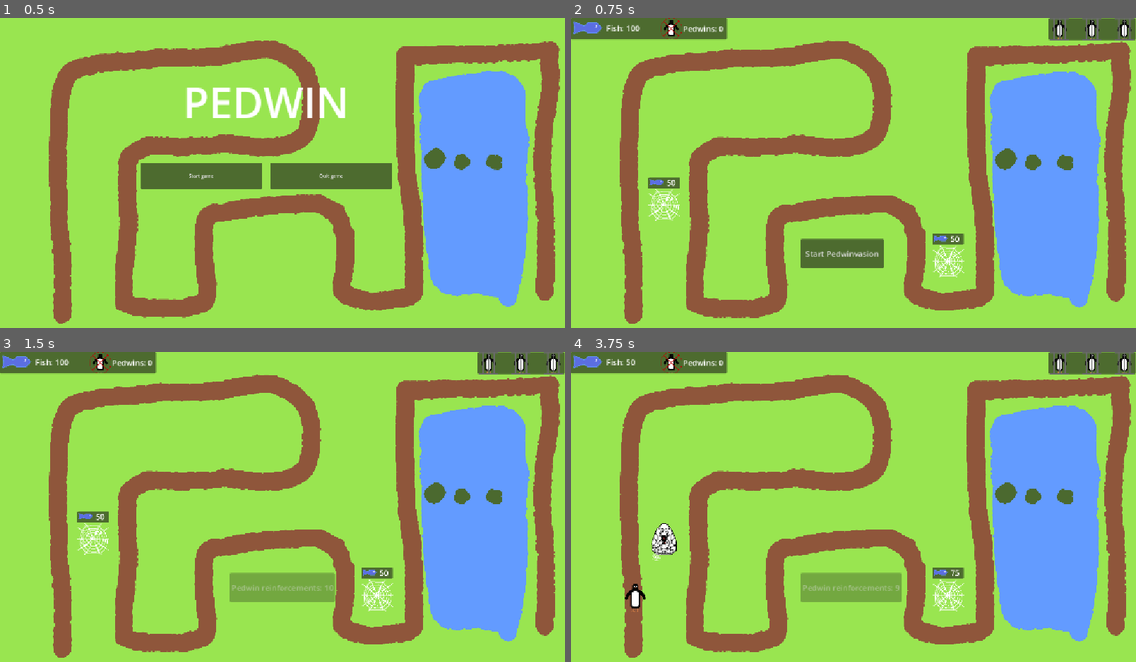
Above: before the commit, frames 1-4 (two rows, left to right).
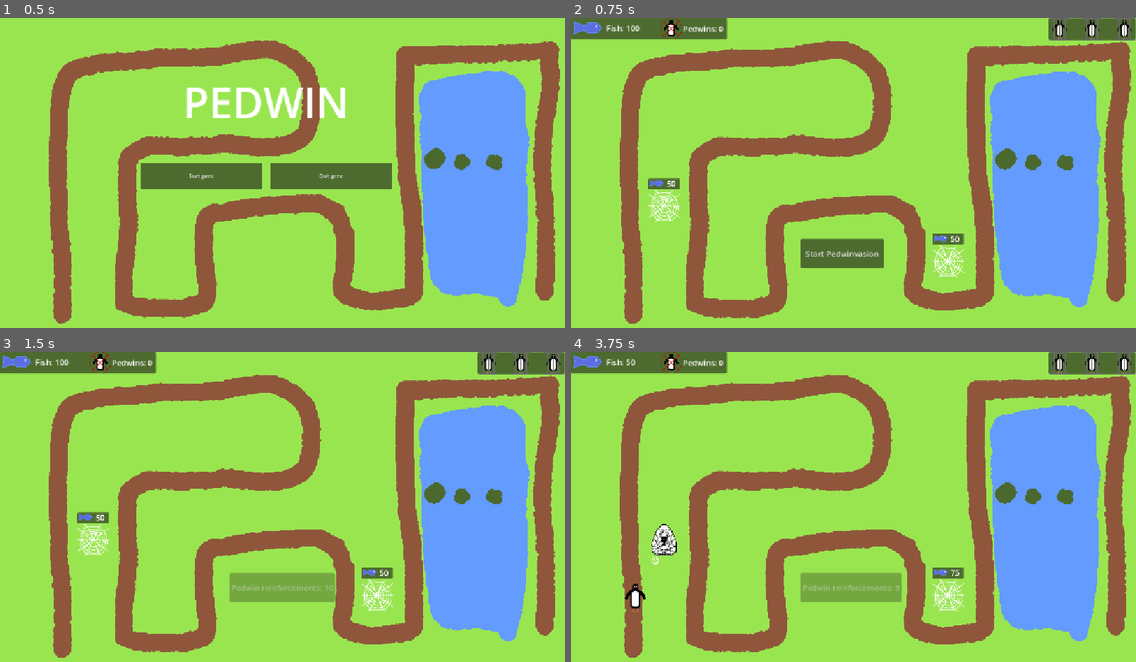
Above: after the commit, the same moments.

Repository: CrimsonCloak/pedwin
Game: Godot game, scene res://Scenes/menu.tscn
The game is run twice, just before and just after one commit, with the same random seed, the same clock (stepped at 60 frames per second) and the same inputs.
Inputs (mouse positions are in pixels of both pictures, inside the frame that each line leads up to):
- Up to frame 1 (0.5 s): no input
- Up to frame 2 (0.75 s): click "Start game" at 0.5 s
- Up to frame 3 (1.5 s): click "Start Pedwinvasion" at 1.25 s
- Up to frame 4 (3.75 s): tap Enter at 2 s; move the mouse to (661, 538) at 2.02 s; click (661, 538) at 2.17 s; tap Space at 2.75 s; move the mouse to (949, 593) at 2.77 s; click (949, 593) at 2.92 s; move the mouse to (910, 441) at 3.52 s; click (910, 441) at 3.67 s

Frame 1 is identical in both runs. In frame 2, 0.4% of the frame differs, in the area x 13-20%, y 51-66%; in frame 3, 0.4%; in frame 4, 0.3%.

Commit message:
Add retry and main menu functionality

Diff:
--- a/Scenes/Levels/demogame.tscn
+++ b/Scenes/Levels/demogame.tscn
@@ -1,6 +1,7 @@
 [gd_scene format=3 uid="uid://bhnqp8see2fnr"]
 
 [ext_resource type="Script" uid="uid://cur77xedsl4gn" path="res://Scripts/game.gd" id="1_u22c3"]
+[ext_resource type="PackedScene" uid="uid://b56ecdf8excp5" path="res://Scenes/UI/game_over_screen.tscn" id="2_4fbp2"]
 [ext_resource type="Texture2D" uid="uid://cd1km3f1i5gd" path="res://Assets/Background.png" id="2_8vyj5"]
 [ext_resource type="PackedScene" uid="uid://cmw57ycpp3g6g" path="res://Scenes/game_manager.tscn" id="2_pu47x"]
 [ext_resource type="PackedScene" uid="uid://dcgd821vn4q86" path="res://Scenes/empty_plot.tscn" id="3_8vyj5"]
@@ -14,6 +15,13 @@
 
 [node name="Game" type="Node2D" unique_id=1903733899]
 script = ExtResource("1_u22c3")
+
+[node name="GameOverScreen" parent="." unique_id=825759542 instance=ExtResource("2_4fbp2")]
+anchors_preset = 0
+anchor_right = 0.0
+anchor_bottom = 0.0
+grow_horizontal = 1
+grow_vertical = 1
 
 [node name="GameManager" parent="." unique_id=1840653045 instance=ExtResource("2_pu47x")]
 
@@ -36,7 +44,7 @@
 text = "Start Pedwinvasion"
 
 [node name="EmptyPlot" parent="." unique_id=1246639761 instance=ExtResource("3_8vyj5")]
-position = Vector2(190, 382)
+position = Vector2(190, 384)
 
 [node name="EmptyPlot2" parent="." unique_id=1249612798 instance=ExtResource("3_8vyj5")]
 position = Vector2(769, 497)
--- /dev/null
+++ b/Scenes/UI/game_over_screen.tscn
@@ -0,0 +1,77 @@
+[gd_scene format=3 uid="uid://b56ecdf8excp5"]
+
+[ext_resource type="Script" uid="uid://dey7d4opx6178" path="res://Scripts/game_over_screen.gd" id="1_21tkh"]
+
+[node name="GameOverScreen" type="Control" unique_id=1784767371]
+process_mode = 2
+layout_mode = 3
+anchors_preset = 15
+anchor_right = 1.0
+anchor_bottom = 1.0
+grow_horizontal = 2
+grow_vertical = 2
+script = ExtResource("1_21tkh")
+
+[node name="CanvasLayer" type="CanvasLayer" parent="." unique_id=2040045443]
+
+[node name="GameOver" type="Label" parent="CanvasLayer" unique_id=113308548]
+anchors_preset = 8
+anchor_left = 0.5
+anchor_top = 0.5
+anchor_right = 0.5
+anchor_bottom = 0.5
+offset_left = -195.0
+offset_top = -161.0
+offset_right = 227.0
+offset_bottom = -78.12981
+grow_horizontal = 2
+grow_vertical = 2
+theme_override_font_sizes/font_size = 32
+text = "You lost!"
+horizontal_alignment = 1
+vertical_alignment = 1
+
+[node name="LoreDump" type="Label" parent="CanvasLayer" unique_id=1550653204]
+anchors_preset = 8
+anchor_left = 0.5
+anchor_top = 0.5
+anchor_right = 0.5
+anchor_bottom = 0.5
+offset_left = -195.0
+offset_top = -51.0
+offset_right = 247.0
+offset_bottom = 24.0
+grow_horizontal = 2
+grow_vertical = 2
+theme_override_font_sizes/font_size = 16
+text = "The Pedwins have reclaimed the royal family you sought to protect. Their execution is imment - you have failed the monarchy..."
+horizontal_alignment = 1
+vertical_alignment = 1
+autowrap_mode = 2
+
+[node name="RetryButton" type="Button" parent="CanvasLayer" unique_id=1123359208]
+anchors_preset = 7
+anchor_left = 0.5
+anchor_top = 1.0
+anchor_right = 0.5
+anchor_bottom = 1.0
+offset_left = -195.0
+offset_top = -256.0
+offset_bottom = -199.0
+grow_horizontal = 2
+grow_vertical = 0
+text = "Retry"
+
+[node name="MainMenuButton" type="Button" parent="CanvasLayer" unique_id=1858549173]
+anchors_preset = 7
+anchor_left = 0.5
+anchor_top = 1.0
+anchor_right = 0.5
+anchor_bottom = 1.0
+offset_left = 41.0
+offset_top = -256.0
+offset_right = 236.0
+offset_bottom = -199.0
+grow_horizontal = 2
+grow_vertical = 0
+text = "Return to menu"
--- a/Scripts/game_manager.gd
+++ b/Scripts/game_manager.gd
@@ -7,8 +7,11 @@
 var royalty_total: int = 3
 # Called when the node enters the scene tree for the first time.
 var levelhud
+var gameover_screen
 func _ready() -> void:
 	levelhud = get_node("../LevelHud")
+	gameover_screen = get_node("../GameOverScreen")
+	gameover_screen.get_child(0).visible = false
 	# Set fish_counter to 100
 	set_fish_text(fish_amount)
 
@@ -36,6 +39,9 @@
 	royalty_total -= 1
 	if royalty_total == 0:
 		get_tree().paused = true
+		get_parent().get_node("StartButton").queue_free()
+		gameover_screen.get_child(0).visible = true
+		print(gameover_screen.get_child(0))
 
 # Functions that edit values for game
 
--- /dev/null
+++ b/Scripts/game_over_screen.gd
@@ -0,0 +1,18 @@
+extends Control
+@onready var retry_button: Button = $CanvasLayer/RetryButton
+@onready var main_menu_button: Button = $CanvasLayer/MainMenuButton
+# Called when the node enters the scene tree for the first time.
+func _ready() -> void:
+	retry_button.pressed.connect(restart_level)
+	main_menu_button.pressed.connect(return_to_main)
+
+func restart_level():
+	print("Restarting level")
+	get_tree().paused = false
+	get_tree().reload_current_scene()
+
+
+func return_to_main():
+	print("Returning to main menu")
+	get_tree().paused = false
+	get_tree().change_scene_to_file("res://Scenes/menu.tscn")
Not shown, added: Scripts/game_over_screen.gd.uid
